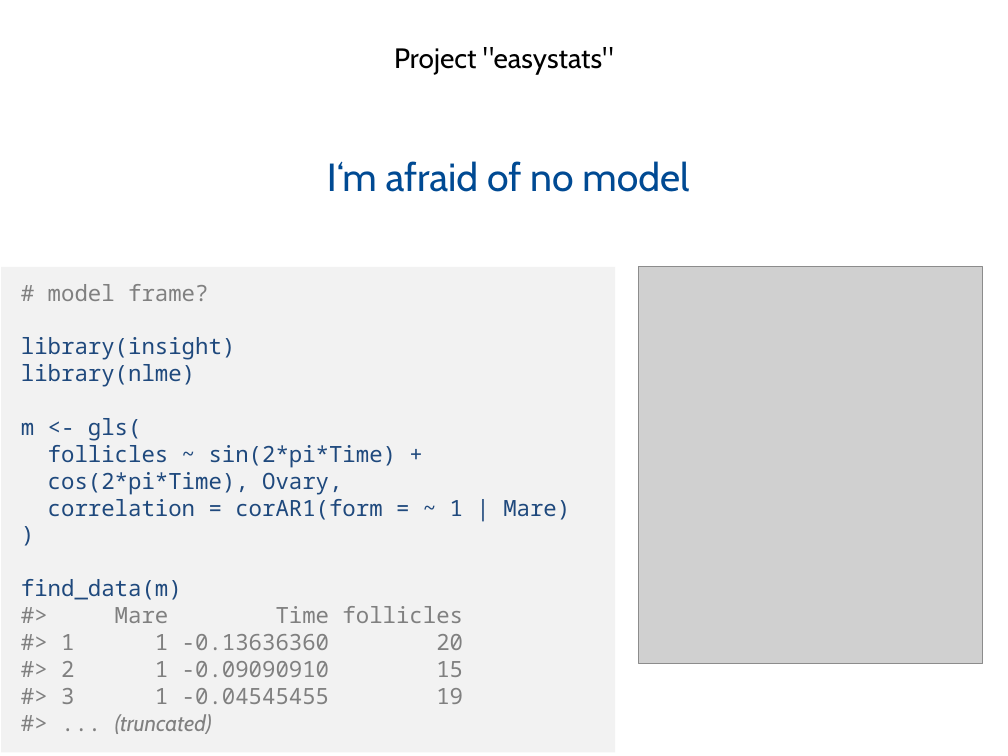
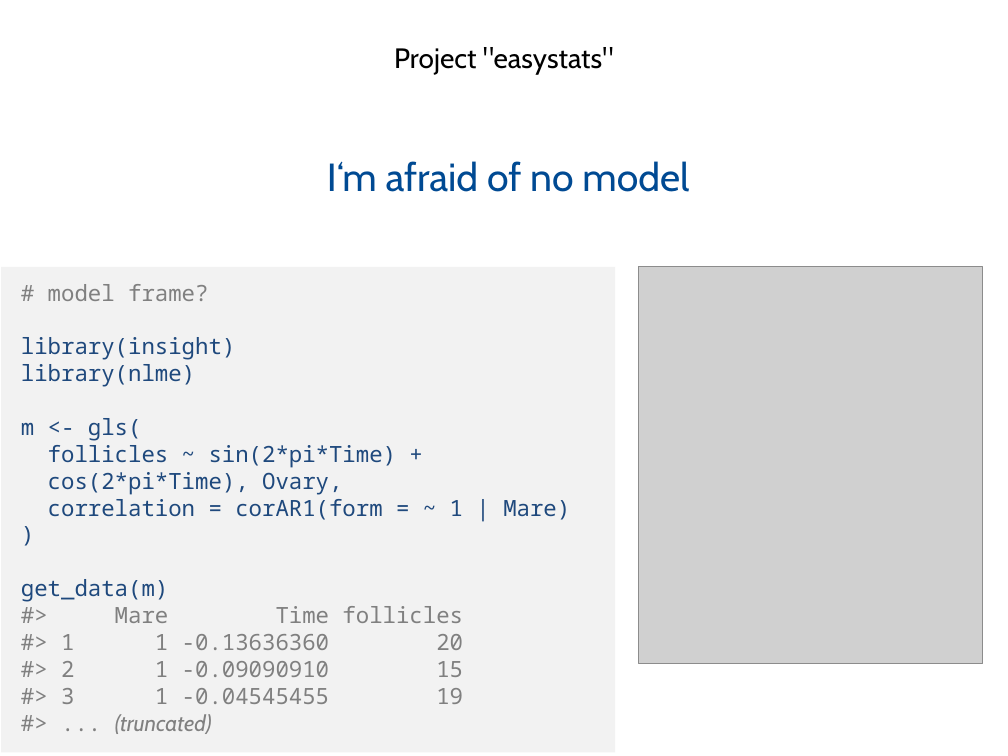
Before and after one commit to easystats/easystats, a slide deck: slide 16 of presentations/2019-02_Hamburg_RUG/1902 Hamburg RUG easystats.pptx (slide 15 before the commit). Drawn at 1008x756 pixels with LibreOffice and Linux fonts; fonts in the diff are those of the drawing; grey boxes stand for pictures; background and template pictures are left out. Boxes give left, top, right and bottom in pixels: in the first picture for what was removed or moved away, otherwise in the second. Text is boxed around its words. In the diff, an @@ line names an element or a change of style, - is before the commit and + after.

Commit message:
update slides

```diff
--- a/presentations/2019-02_Hamburg_RUG/1902 Hamburg RUG easystats.pptx
+++ b/presentations/2019-02_Hamburg_RUG/1902 Hamburg RUG easystats.pptx
@@ text in rectangle at bbox=[21, 579, 168, 602]: text changed @@
-find_data(m)
+get_data(m)
```
Also in this commit, not shown: 2 other slides changed, 1 slide added, 1 other file.
